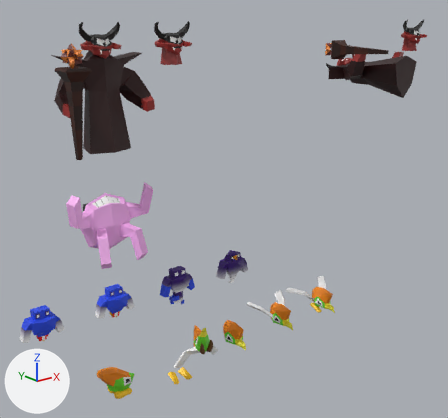
The Blender file Assets/Blender Files/Blend Files/Enemy Monster Models.blend as it was, and as the next commit left it.
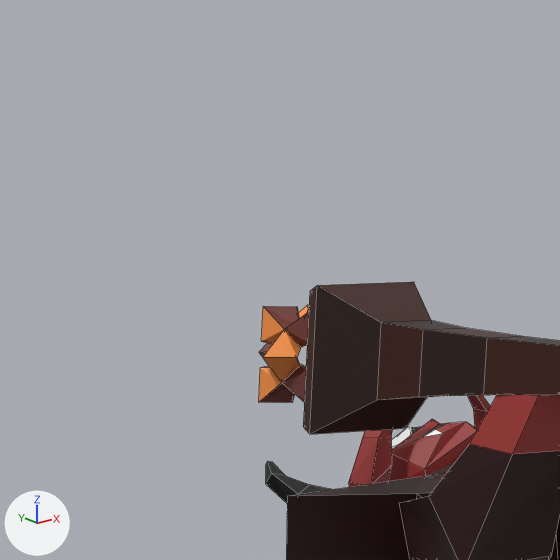
Old and new are each drawn whole from a 50 mm camera at (-7.03, -13.38, 9.57) aimed at (4.34, 0.83, 3.89) and again close up on the part from 65% to 81% of the width and 1% to 18% of the height. Arrows for +X, +Y and +Z are at lower left; the lights stay in place. The close-ups show mesh edges as thin lines.

In view in the first close-up: 'Demon King'.
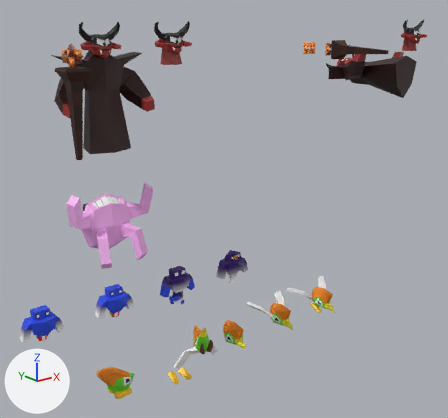
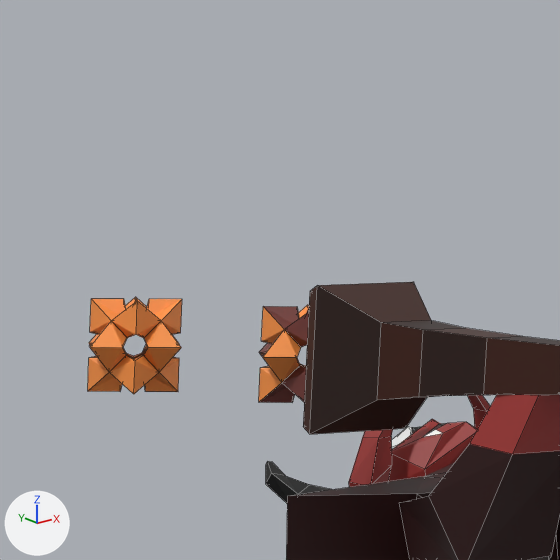
Boxes [x1, y1, x2, y2] around the edits, measured in the close-ups (560 x 560 px):
'Demon King Crystal Particle', added (orange)
    after: [88, 297, 182, 394]
'Demon King Staff', unchanged, uncovered by the edit
    after: [303, 282, 560, 434]
'Demon King Crystal', unchanged, uncovered by the edit
    after: [259, 305, 309, 403]

Diff of the bpy script that builds the scene:
```diff
--- a/Assets/Blender Files/Blend Files/Enemy Monster Models.blend.py
+++ b/Assets/Blender Files/Blend Files/Enemy Monster Models.blend.py
@@ mat_demon_king_crystal_particle_material @@
+mat_demon_king_crystal_particle_material = principled_material('Demon King Crystal Particle Material')
+mat_demon_king_crystal_particle_material.base_color = (1.0, 0.309, 0.063)  # orange #ff9747
@@ me_cube_018 @@
+me_cube_018.from_pydata(...)  # 88 vertices, 96 faces; spans x -27.7..27.7, y -27.7..27.7, z -19.6..19.6
+me_cube_018.materials.append(mat_demon_king_crystal_particle_material)  # orange #ff9747
@@ ob_demon_king_crystal_particle @@
+ob_demon_king_crystal_particle = bpy.data.objects.new('Demon King Crystal Particle', me_cube_018)
+ob_demon_king_crystal_particle.location = (9.0, 1.97, 8.475)
+ob_demon_king_crystal_particle.scale = (0.01, 0.01, 0.01)
```
